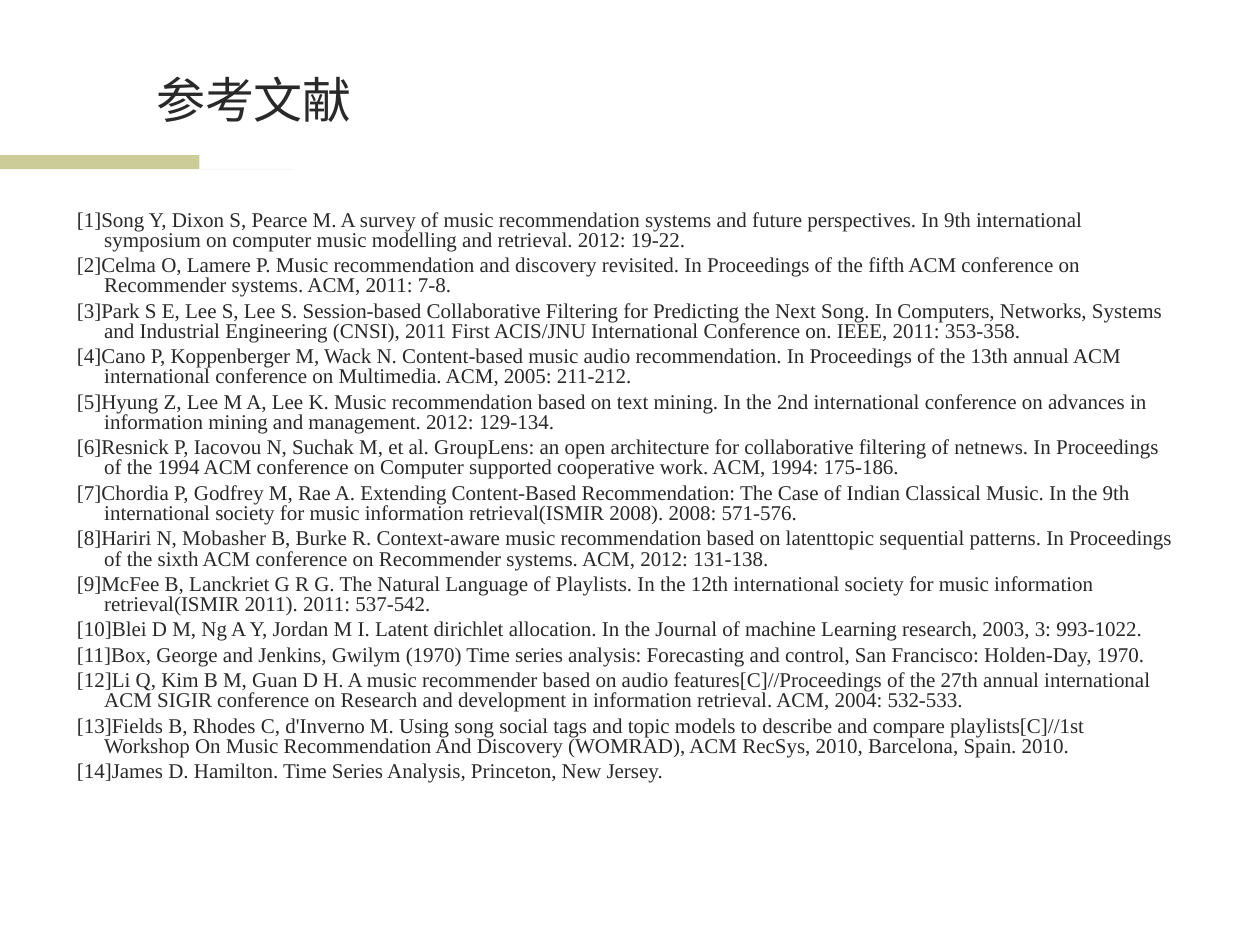
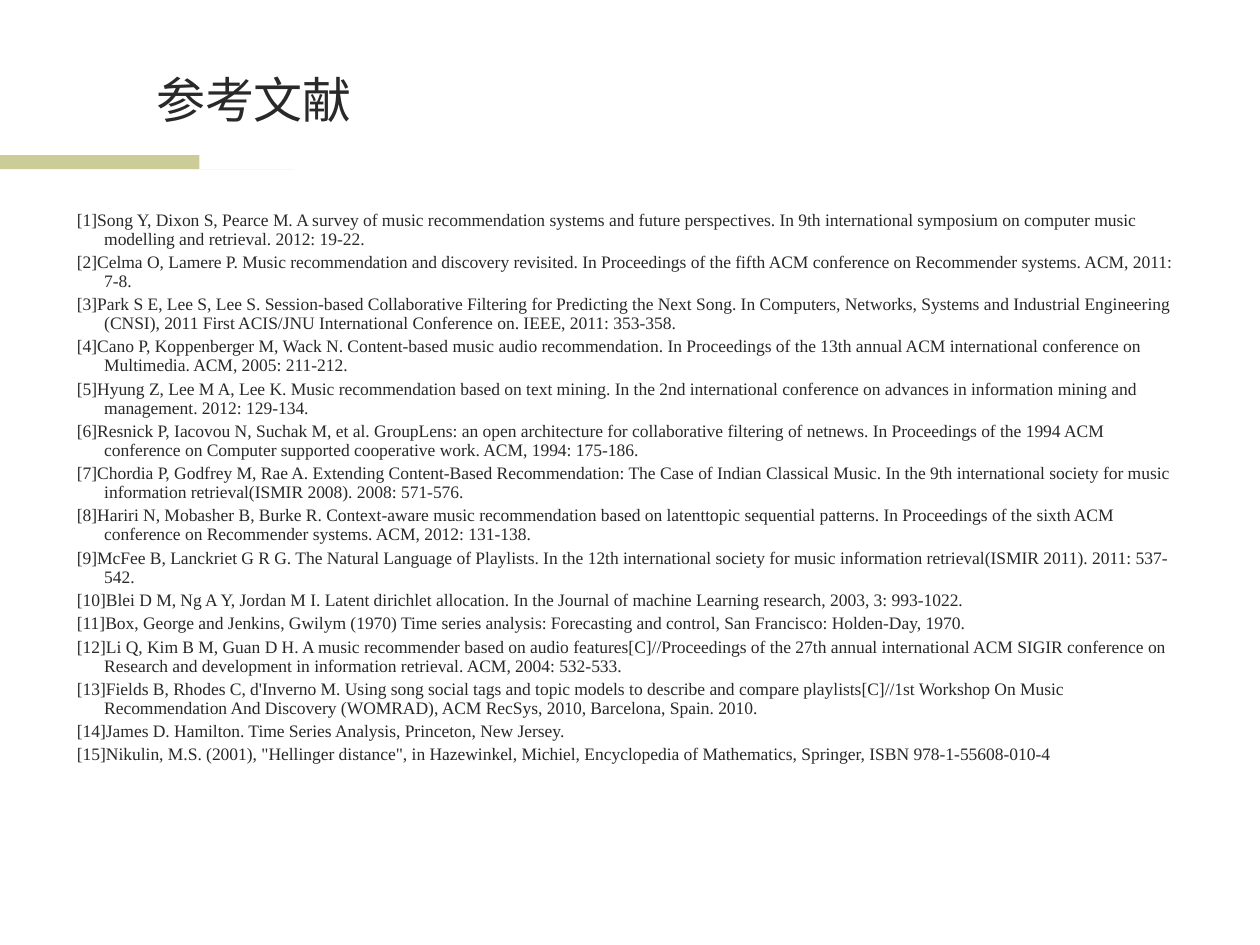
Before and after one commit to wwssttt/NJUThesis, a slide deck: slide 25 of ppt/一种基于时间序列分析的个性化音乐推荐系统及其实现.ppt. Drawn at 1260x945 pixels with LibreOffice and Linux fonts; fonts in the diff are those of the drawing; background and template pictures are left out. Boxes give left, top, right and bottom in pixels: in the first picture for what was removed or moved away, otherwise in the second. Text is boxed around its words. In the diff, an @@ line names an element or a change of style, - is before the commit and + after.

```diff
--- a/ppt/一种基于时间序列分析的个性化音乐推荐系统及其实现.ppt
+++ b/ppt/一种基于时间序列分析的个性化音乐推荐系统及其实现.ppt
@@ text at (77,213,1172,741): size 12 to 10 pt; line spacing 0.8 to 0.9 @@
@@ text at (77,747,1051,764): paragraph added @@
+[15]Nikulin, M.S. (2001), "Hellinger distance", in Hazewinkel, Michiel, Encyclopedia of Mathematics, Springer, ISBN 978-1-55608-010-4
```
Also in this commit, not shown: 12 other slides changed.
